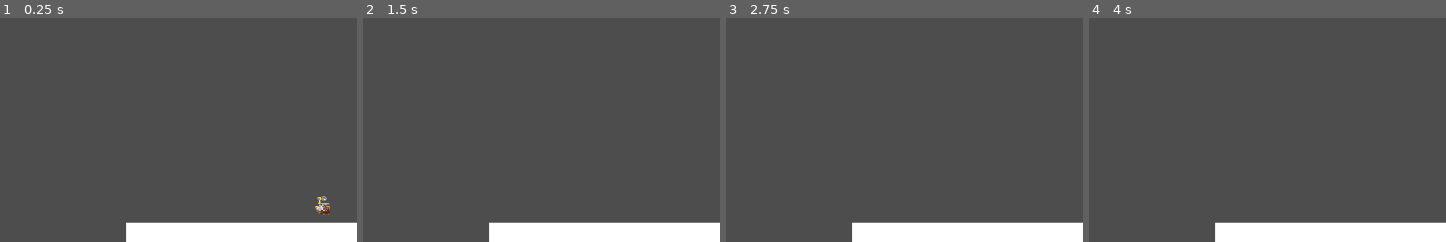
Above: before the commit, frames 1-4 (left to right).
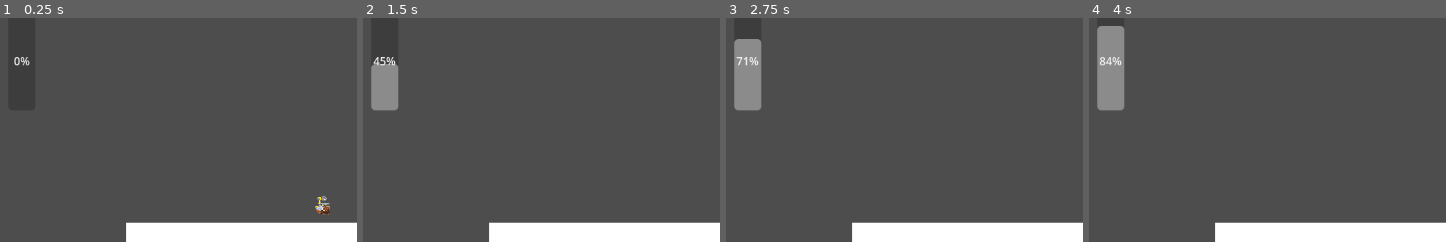
Above: after the commit, the same moments.

Repository: BlebbyBoi-Developer/the-big-pigture
Game: Godot game, scene res://node_2d.tscn
The game is run twice, just before and just after one commit, with the same random seed, the same clock (stepped at 60 frames per second) and the same inputs.
Inputs:
- Up to frame 1 (0.25 s): no input
- Up to frame 2 (1.5 s): tap Enter (ui_accept) at 0.5, 0.77 s; hold Q (spray) 0.53-1.28 s; hold Right (ui_right) from 0.53 s (still down); tap Q (spray) at 1.35 s
- Up to frame 3 (2.75 s): tap Enter (ui_accept) at 1.52, 2 s; release Right (ui_right) at 2.03 s; hold Left (ui_left) from 2.03 s (still down); hold Q (spray) from 2.03 s (still down)
- Up to frame 4 (4 s): release Left (ui_left) at 2.78 s; release Q (spray) at 2.78 s; hold Right (ui_right) from 2.78 s (still down); tap Q (spray) at 2.85 s; tap Enter (ui_accept) at 3.02, 3.5, 3.77 s; hold Q (spray) from 3.53 s (still down)
The pictures show only the part of the screen within x 11-61%, y 5-55%; the shares and areas given below are measured in that part.

The runs differ from the first frame. In frame 1, 0.1% of the frame differs, in the area x 3-9%, y 17-22%; in frame 2, 1.7%; in frame 3, 2.4%; in frame 4, 2.8%, in the area x 2-10%, y 3-42%.

Commit message:
added (weird?) projectiles
dont touch them they will become a fluid simulation

Diff:
--- a/node_2d.tscn
+++ b/node_2d.tscn
@@ -4,6 +4,7 @@
 [ext_resource type="Texture2D" uid="uid://dt4ksmdirdy1i" path="res://Pig_farm_Vampula_1.jpg" id="2_epypp"]
 [ext_resource type="Script" uid="uid://jkpq6pf8145j" path="res://tank.gd" id="3_0hol4"]
 [ext_resource type="Texture2D" uid="uid://bseat4oitfxxi" path="res://FLUDD_SMS.png" id="4_q6r6c"]
+[ext_resource type="Script" uid="uid://do0kmtxiw0a6o" path="res://progress_bar.gd" id="5_q6r6c"]
 
 [sub_resource type="GDScript" id="GDScript_0hol4"]
 script/source = "extends Node2D
@@ -61,3 +62,19 @@
 mesh = SubResource("BoxMesh_0e48y")
 
 [node name="Sprite2D" type="Sprite2D" parent="." unique_id=1246914149]
+
+[node name="Control" type="Control" parent="." unique_id=543820472]
+layout_mode = 3
+anchors_preset = 0
+offset_right = 1153.0
+offset_bottom = 648.0
+
+[node name="ProgressBar" type="ProgressBar" parent="Control" unique_id=1780815825]
+layout_mode = 0
+offset_left = 123.0
+offset_top = 24.0
+offset_right = 162.0
+offset_bottom = 168.0
+step = 1.0
+fill_mode = 3
+script = ExtResource("5_q6r6c")
--- /dev/null
+++ b/progress_bar.gd
@@ -0,0 +1,7 @@
+
+extends ProgressBar
+
+@onready var tank = get_node("../../Player/Tank")
+
+func _process(_delta):
+	value = tank.chargepercentage
--- /dev/null
+++ b/projectile.gd
@@ -0,0 +1,16 @@
+extends CharacterBody2D
+
+# Added @export so you can set these in the Inspector
+@export var speed: float = 400.0
+@export var dir: float = 0.0
+@export var spawn_pos: Vector2
+@export var spawn_rot: float
+
+func _ready():
+	global_position = spawn_pos
+	global_rotation = spawn_rot
+
+func _physics_process(_delta):
+	# Vector2.UP is (0, -1) in Godot
+	velocity = Vector2.UP.rotated(dir) * speed
+	move_and_slide()
--- /dev/null
+++ b/projectile.tscn
@@ -0,0 +1,21 @@
+[gd_scene format=3 uid="uid://dsuw285k4mc7m"]
+
+[ext_resource type="Script" uid="uid://dyd6n7kaswsvo" path="res://projectile.gd" id="1_qxf0c"]
+[ext_resource type="Texture2D" uid="uid://clmsloinyi3ay" path="res://water.png" id="2_dgwo2"]
+
+[sub_resource type="CircleShape2D" id="CircleShape2D_sxmqc"]
+radius = 25.019993
+
+[node name="projectile" type="CharacterBody2D" unique_id=322731661]
+position = Vector2(525, 324)
+script = ExtResource("1_qxf0c")
+
+[node name="Sprite2D" type="Sprite2D" parent="." unique_id=2131133425]
+self_modulate = Color(0.19, 0.15200001, 0, 1)
+show_behind_parent = true
+scale = Vector2(0.05542858, 0.05542858)
+texture = ExtResource("2_dgwo2")
+
+[node name="CollisionShape2D" type="CollisionShape2D" parent="." unique_id=1457169154]
+visible = false
+shape = SubResource("CircleShape2D_sxmqc")
--- a/tank.gd
+++ b/tank.gd
@@ -2,20 +2,36 @@
 var charged = false
 var charging = false
 var chargepercentage = 0
-
+@onready var World = get_tree().get_root().get_node("World")
+@onready var projectile = load("res://projectile.tscn")
 
 func _process(_delta):
 	if Input.is_action_pressed("spray"):
 		charging = true
 		chargepercentage += 1
 
-		if chargepercentage >= 100:
-			chargepercentage = 99
+		if chargepercentage >= 101:
+			chargepercentage = 100
 			charged = true
+		elif chargepercentage <= 100:
+			charged = false
+
+	if not Input.is_action_pressed("spray") and chargepercentage <= 99:
+		chargepercentage -= 0.5
+		if chargepercentage <= 0:
+			chargepercentage = 0
+		charging = false
+		charged = false
+	elif chargepercentage == 100:
+		blast()
 
 	print ("chargepercentage:", chargepercentage)
 	print ("charging: ", charging)
 	print("charged: ", charged)
 
 func blast():
-	pass
+		var instance = projectile.instantiate()
+#q		instance.dir = rotation
+#		instance.spawnPos = global_position
+#		instance.spawnRot = rotation
+		World.add_child.call_deferred(instance)
Not shown, added: progress_bar.gd.uid
Not shown, added: projectile.gd.uid
Binary file added: water.png
Not shown, added: water.png.import
